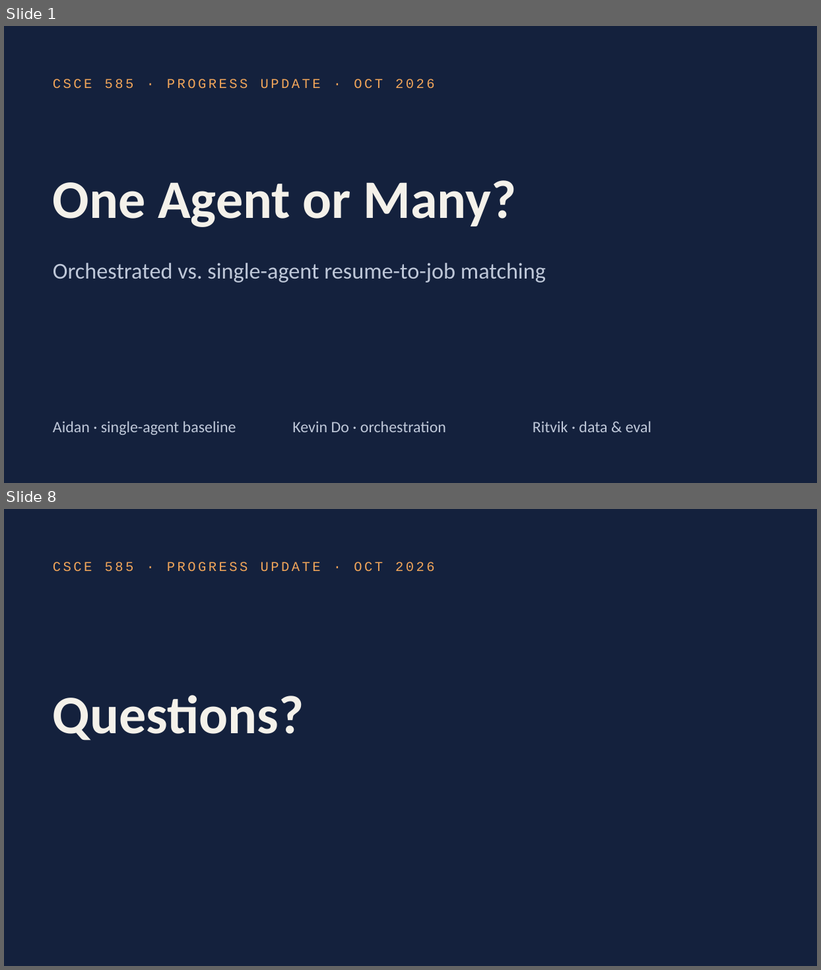
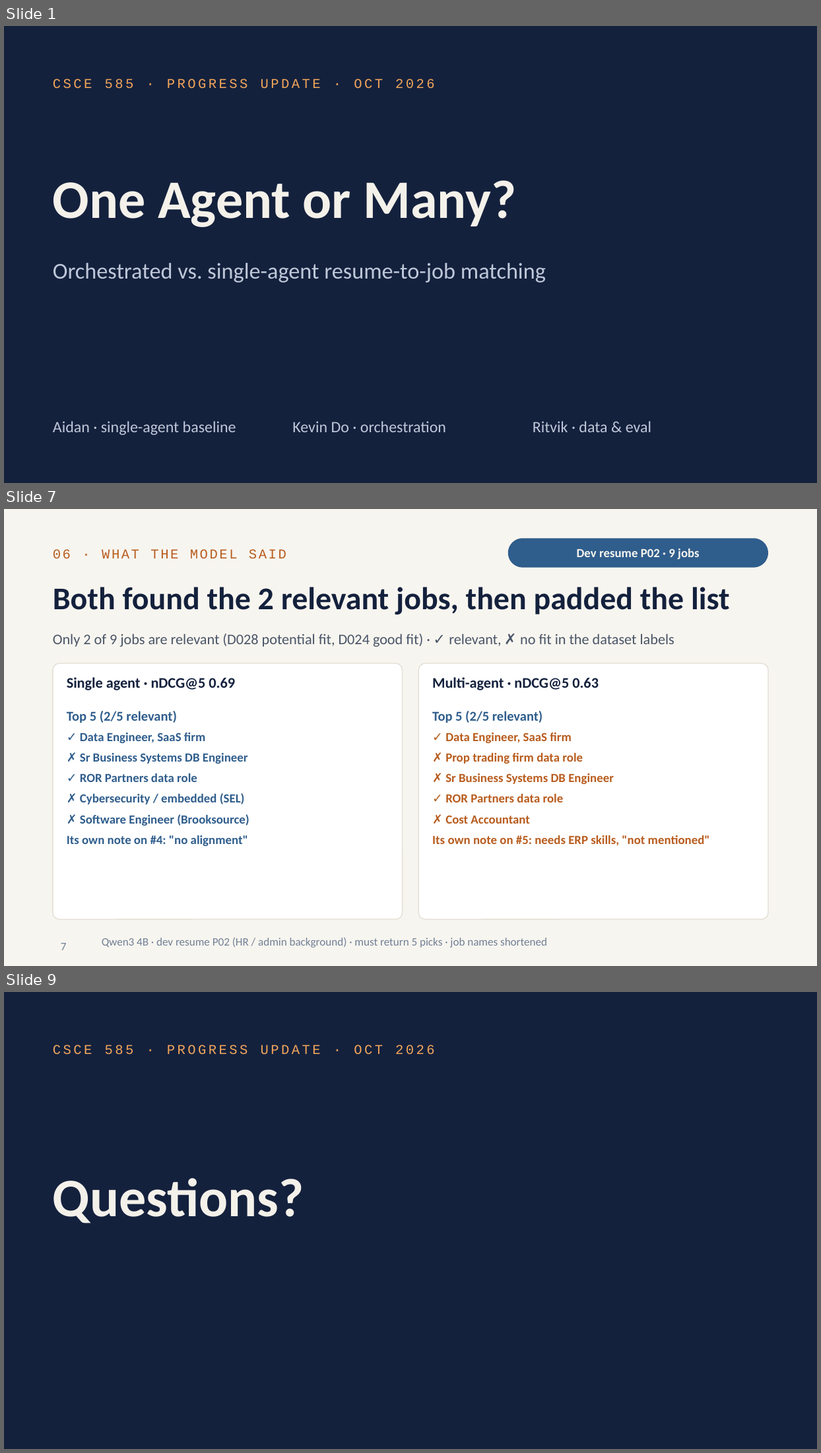
Before and after one commit to RitvikNeerattil/agentic_resume_matcher, a slide deck: progress_update_2026-10.pptx. Shown one above the other, each under a label of ours: slides 1 and 8 before the commit, slides 1, 7 and 9 after it; the slides between them are not shown. The pictures are 821x970 and 821x1453 pixels, drawn with LibreOffice and Linux fonts; fonts in the diff are those of the drawing. Boxes give left, top, right and bottom in pixels: in the first picture for what was removed or moved away, otherwise in the second. Text is boxed around its words. In the diff, an @@ line names an element or a change of style, - is before the commit and + after.

Commit message:
Update README and evaluation notebook for 14B model; adjust resume extraction prompt

```diff
--- a/progress_update_2026-10.pptx
+++ b/progress_update_2026-10.pptx
@@ slide 7 added at box(4, 509, 817, 966), background #F7F5EF @@
@@ rounded rectangle added at box(508, 538, 768, 568), fill #2F5D8C, 11 pt, text #F7F5EF, bold @@
+Dev resume P02 · 9 jobs
@@ text added at box(53, 549, 286, 559), 12 pt, text #B85C1E @@
+06 · WHAT THE MODEL SAID
@@ title added at box(53, 587, 730, 615), 28 pt, text #14213D, bold @@
+Both found the 2 relevant jobs, then padded the list
@@ text added at box(53, 634, 675, 647), 13 pt, text #4A5568 @@
+Only 2 of 9 jobs are relevant (D028 potential fit, D024 good fit) · ✓ relevant, ✗ no fit in the dataset labels
@@ rounded rectangle added at box(53, 663, 403, 920), fill #FFFFFF, outline #E2DED3 0.75 pt @@
@@ rounded rectangle added at box(418, 663, 768, 920), fill #FFFFFF, outline #E2DED3 0.75 pt @@
@@ text added at box(67, 677, 235, 691), 13 pt, text #14213D, bold @@
+Single agent · nDCG@5 0.69
@@ text added at box(432, 677, 599, 691), 13 pt, text #14213D, bold @@
+Multi-agent · nDCG@5 0.63
@@ text added at box(67, 711, 250, 846), 11 pt, text #2F5D8C, bold @@
+Top 5 (2/5 relevant)
+✓ Data Engineer, SaaS firm
+✗ Sr Business Systems DB Engineer
+✓ ROR Partners data role
+✗ Cybersecurity / embedded (SEL)
+✗ Software Engineer (Brooksource)
+Its own note on #4: "no alignment"
@@ text added at box(432, 711, 710, 846), 11 pt, text #B85C1E, bold @@
+Top 5 (2/5 relevant)
+✓ Data Engineer, SaaS firm
+✗ Prop trading firm data role
+✗ Sr Business Systems DB Engineer
+✓ ROR Partners data role
+✗ Cost Accountant
+Its own note on #5: needs ERP skills, "not mentioned"
@@ text added at box(61, 943, 67, 951), 10 pt, text #718096 @@
+7
@@ text added at box(102, 938, 547, 948), 10 pt, text #718096 @@
+Qwen3 4B · dev resume P02 (HR / admin background) · must return 5 picks · job names shortened
@@ what was slide 8 is now slide 9 @@
```
Also in this commit, not shown: 6 slides changed, 6 other files.
